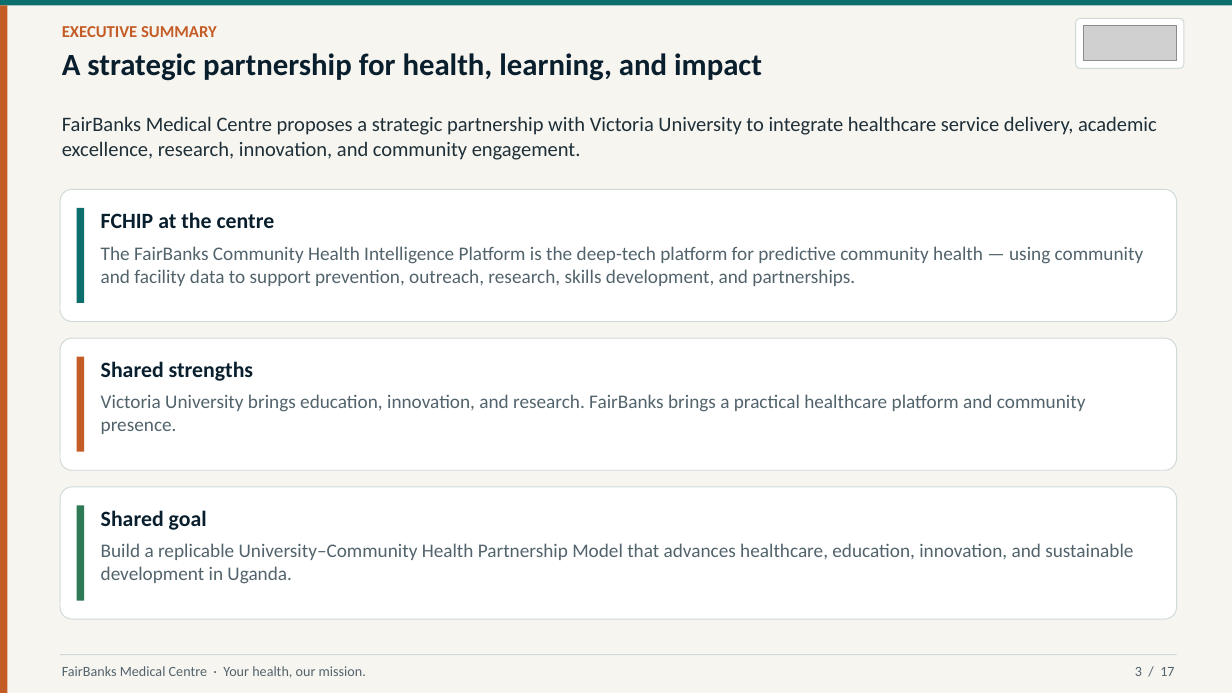
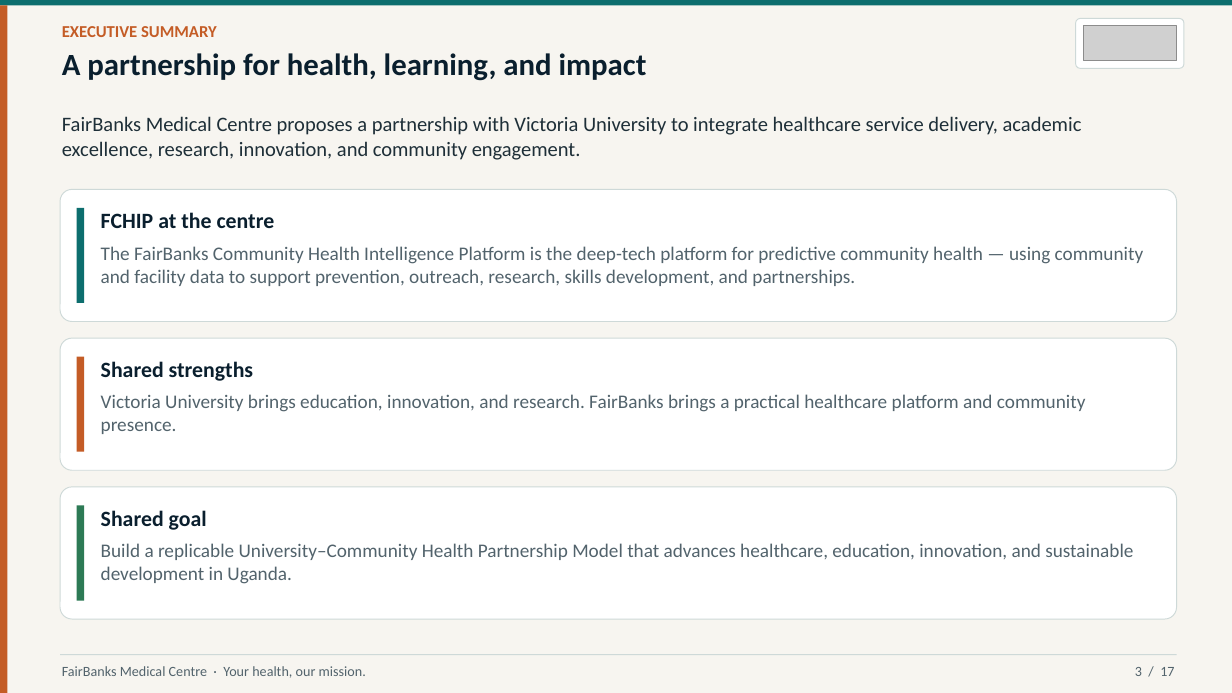
Before and after one commit to WASSWA2624/fairbanks, a slide deck: slide 3 of victoria/documents/victoria_ppt.pptx. Drawn at 1232x693 pixels with LibreOffice and Linux fonts; fonts in the diff are those of the drawing; grey boxes stand for pictures. Boxes give left, top, right and bottom in pixels: in the first picture for what was removed or moved away, otherwise in the second. Text is boxed around its words. In the diff, an @@ line names an element or a change of style, - is before the commit and + after.

Commit message:
Update Victoria University partnership proposal script and PowerPoint presentation. Revised text to reflect a shift from "strategic" to "partnership" terminology, enhancing clarity and focus. Adjusted content in multiple sections to emphasize collaboration and partnership aspects, improving overall messaging consistency.

```diff
--- a/victoria/documents/victoria_ppt.pptx
+++ b/victoria/documents/victoria_ppt.pptx
@@ text at (x1=62, y1=53, x2=647, y2=81): text changed @@
-A strategic partnership for health, learning, and impact
+A partnership for health, learning, and impact
@@ text at (x1=62, y1=116, x2=1082, y2=160): text changed @@
-FairBanks Medical Centre proposes a strategic partnership with Victoria University to integrate healthcare service delivery, academic excellence, research, innovation, and community engagement.
+FairBanks Medical Centre proposes a partnership with Victoria University to integrate healthcare service delivery, academic excellence, research, innovation, and community engagement.
```
Also in this commit, not shown: 4 other slides changed, 1 other file.
